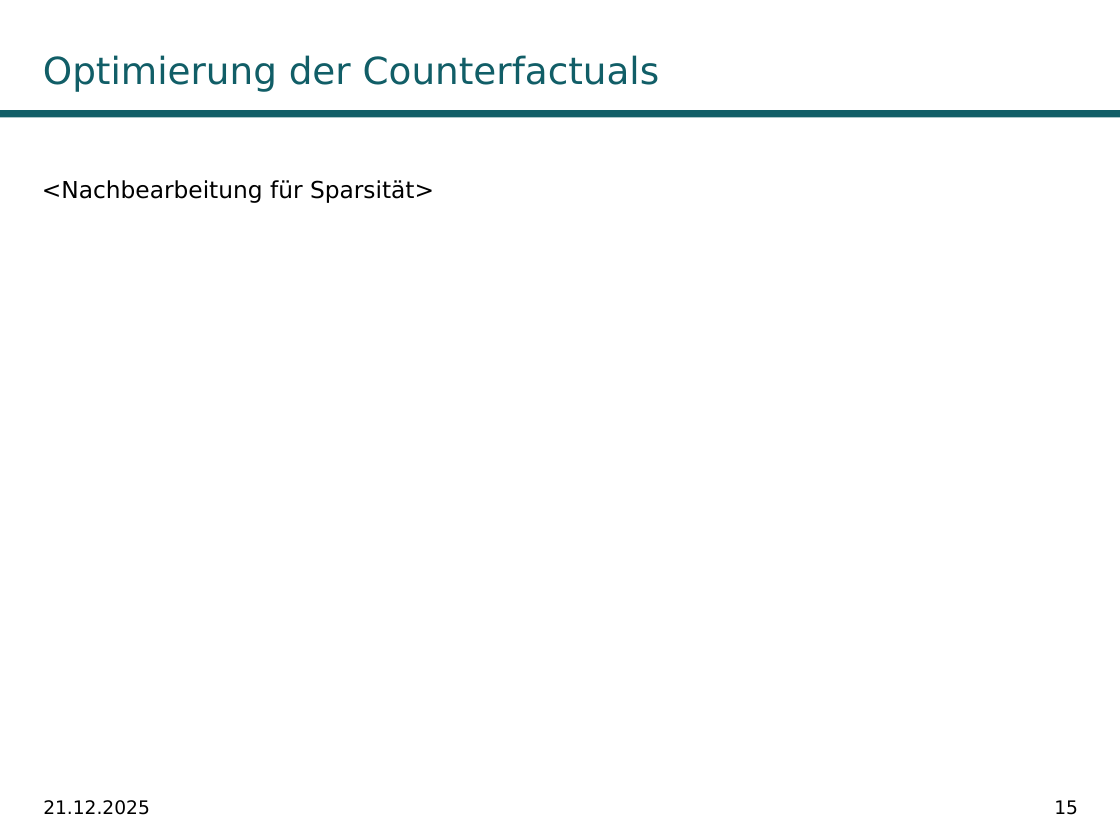
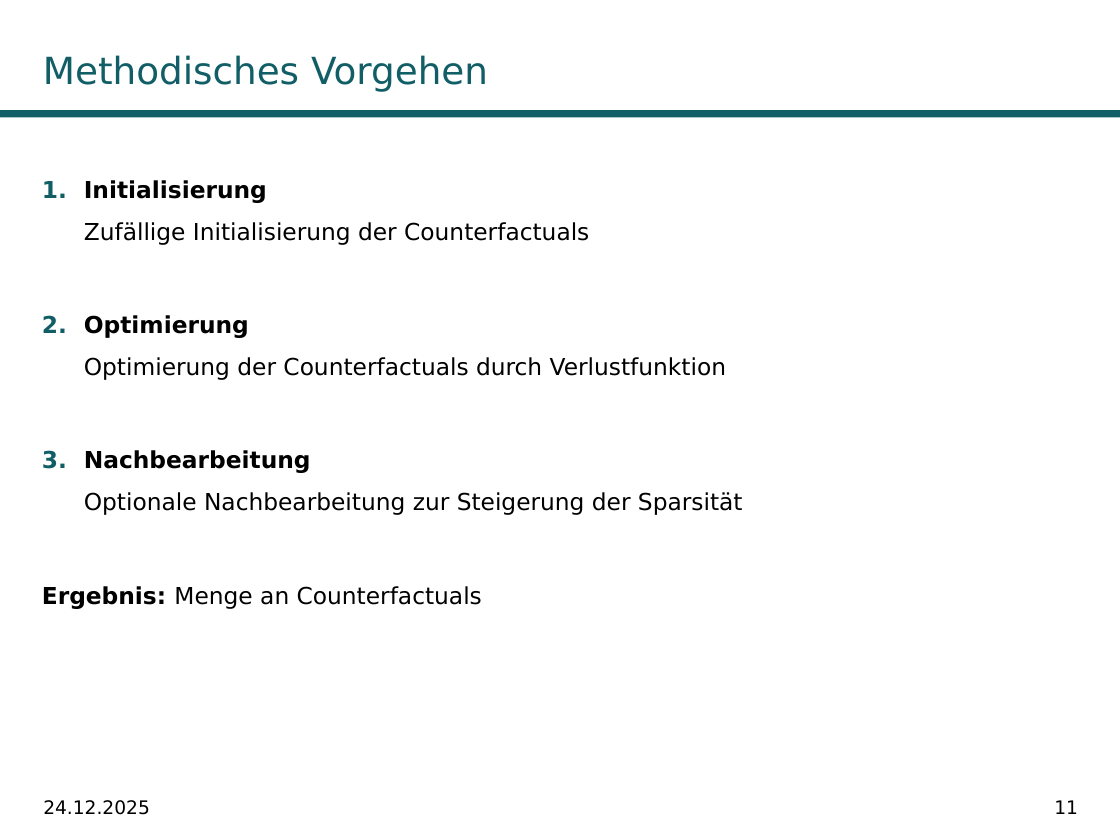
Before and after one commit to fabiw98/Seminar_DICE, a slide deck: slide 11 of Präsentation/DiCE_PowerPoint.potx (slide 15 before the commit). Drawn at 1120x840 pixels with LibreOffice and Linux fonts; fonts in the diff are those of the drawing; background and template pictures are left out. Boxes give left, top, right and bottom in pixels: in the first picture for what was removed or moved away, otherwise in the second. Text is boxed around its words. In the diff, an @@ line names an element or a change of style, - is before the commit and + after.

```diff
--- a/Präsentation/DiCE_PowerPoint.potx
+++ b/Präsentation/DiCE_PowerPoint.potx
@@ title at [43, 55, 488, 92]: text changed @@
-Optimierung der Counterfactuals
+Methodisches Vorgehen
@@ text at [42, 180, 743, 609]: text changed @@
-<Nachbearbeitung für Sparsität>
+1. Initialisierung
+   Zufällige Initialisierung der Counterfactuals
+2. Optimierung
+   Optimierung der Counterfactuals durch Verlustfunktion
+3. Nachbearbeitung
+   Optionale Nachbearbeitung zur Steigerung der Sparsität
+Ergebnis: Menge an Counterfactuals
@@ text at [43, 800, 150, 815]: text changed @@
-21.12.2025
+24.12.2025
@@ page number at [1054, 800, 1078, 814]: text changed @@
-15
+11
```
Also in this commit, not shown: 19 other slides changed, 12 slides added, 1 slide removed, 16 other files.
